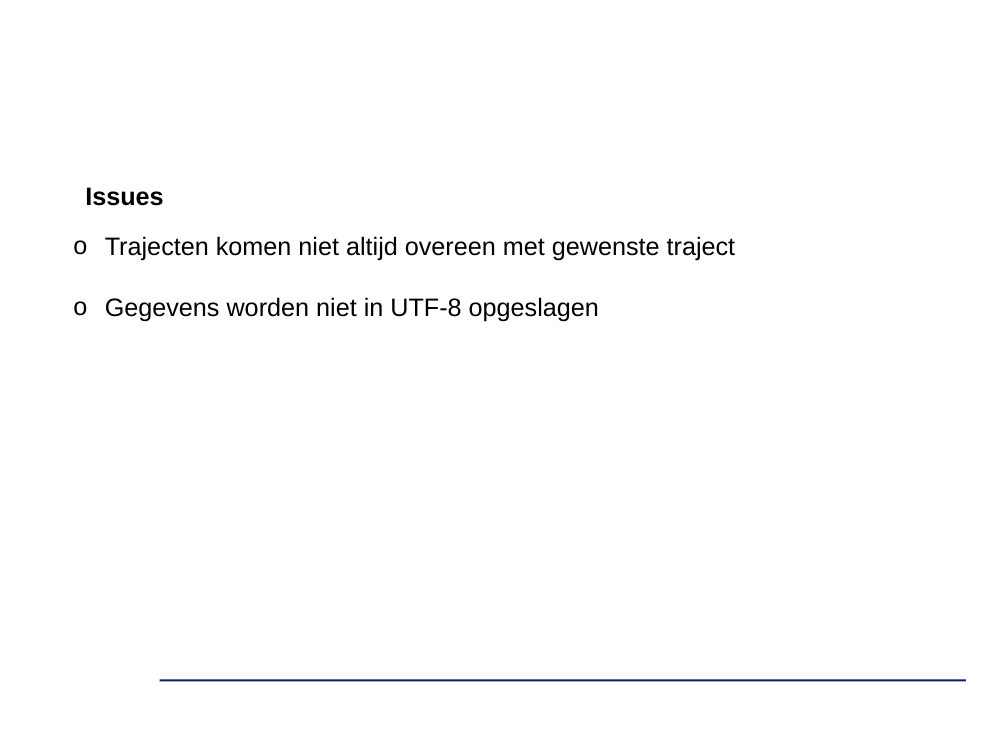
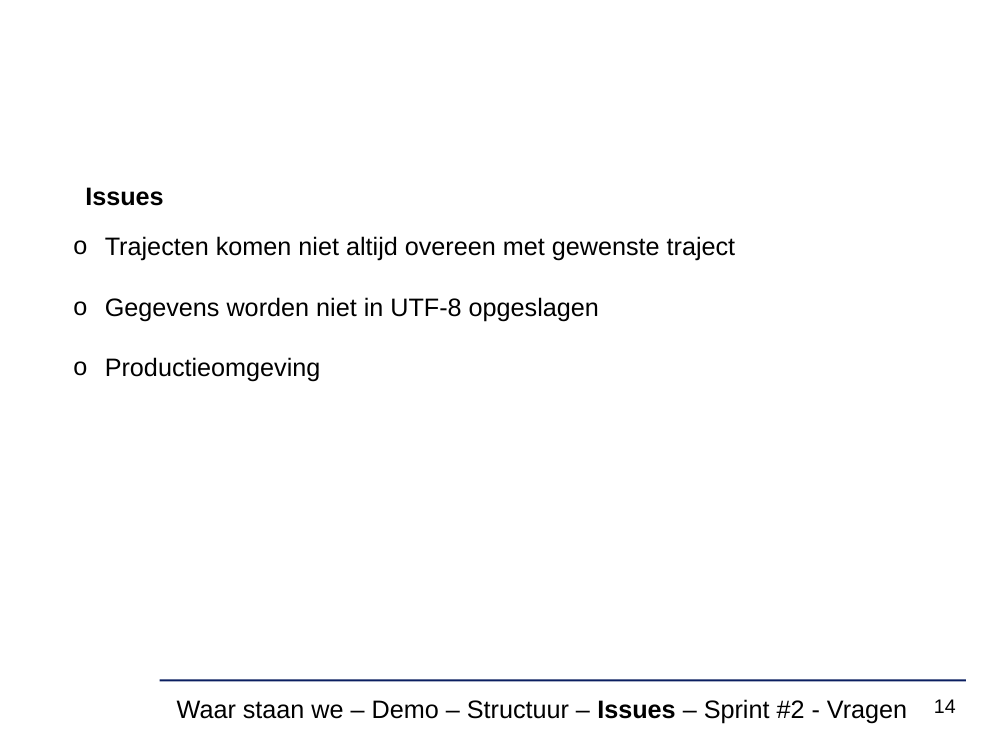
Before and after one commit to verkeergent/Traffic-Travel-Time-Analyzer-4, a slide deck: slide 14 of Analyse/sprint1presentatie.pptx (slide 11 before the commit). Drawn at 1008x756 pixels with LibreOffice and Linux fonts; fonts in the diff are those of the drawing; background and template pictures are left out. Boxes give left, top, right and bottom in pixels: in the first picture for what was removed or moved away, otherwise in the second. Text is boxed around its words. In the diff, an @@ line names an element or a change of style, - is before the commit and + after.

Commit message:
update presentatie sprint 1

```diff
--- a/Analyse/sprint1presentatie.pptx
+++ b/Analyse/sprint1presentatie.pptx
@@ text at (x1=105, y1=357, x2=321, y2=382): paragraph added @@
+o Productieomgeving
@@ text added at (x1=177, y1=699, x2=907, y2=724), 18 pt, text #000000 @@
+Waar staan we – Demo – Structuur – Issues – Sprint #2 - Vragen
@@ page number added at (x1=934, y1=699, x2=956, y2=713), 14 pt, text #000000 @@
+14
```
Also in this commit, not shown: 11 other slides changed, 7 slides added, 3 slides removed.
